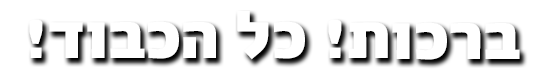
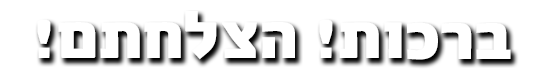
Comparing the layer stacks of the two w=540, h=80 images. Changes:
renamed "ברכות! כל הכבוד!" to "ברכות! הצלחתם!", painted on it over 29, 11, 520, 60
